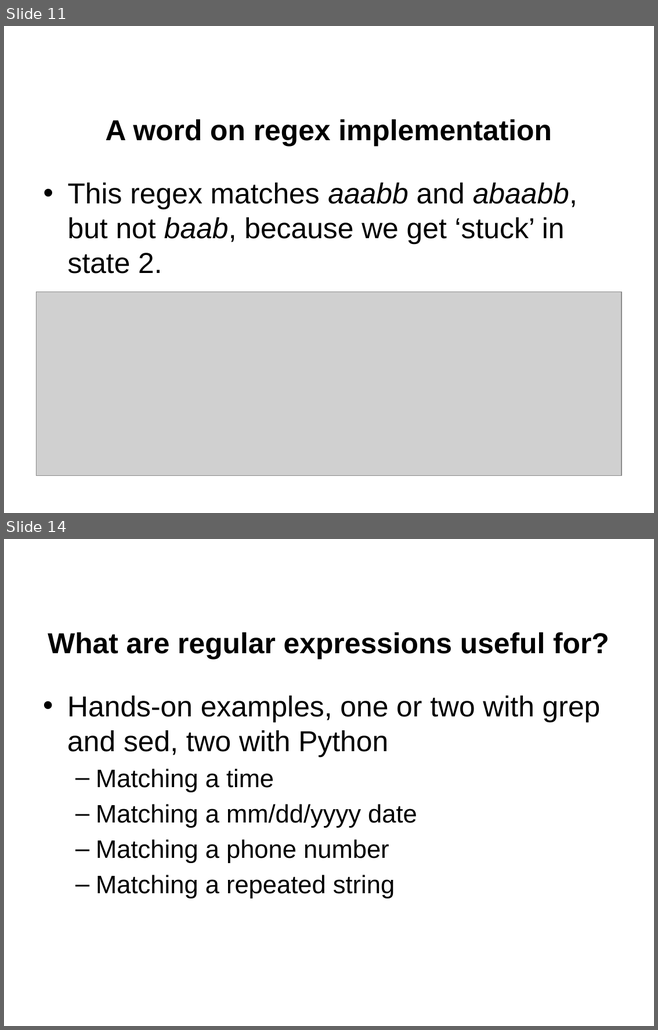
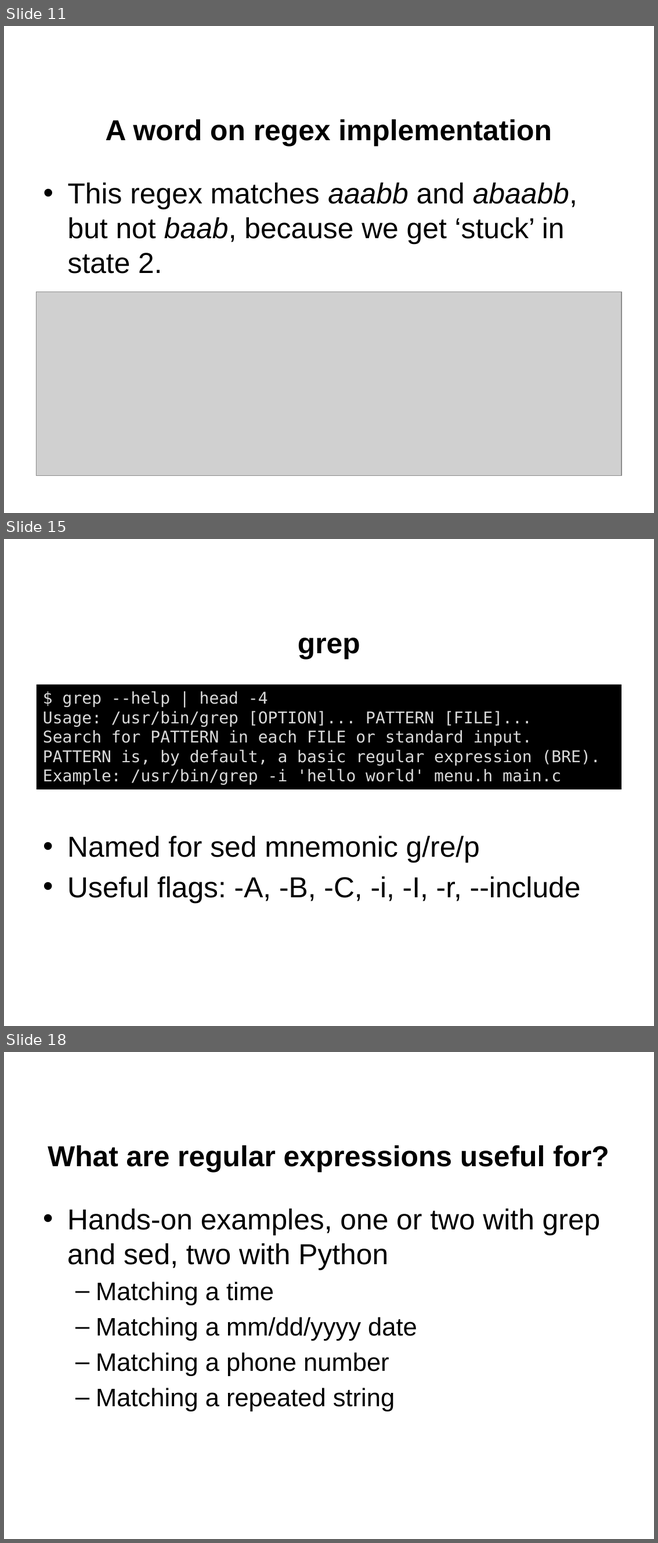
Before and after one commit to jgerity/talks, a slide deck: 2017/computing_workgroup/regex/regular_expressions.pptx. Shown one above the other, each under a label of ours: slides 11 and 14 before the commit, slides 11, 15 and 18 after it; the slides between them are not shown. The pictures are 658x1030 and 658x1543 pixels, drawn with LibreOffice and Linux fonts; fonts in the diff are those of the drawing; grey boxes stand for pictures; background and template pictures are left out. Boxes give left, top, right and bottom in pixels: in the first picture for what was removed or moved away, otherwise in the second. Text is boxed around its words. In the diff, an @@ line names an element or a change of style, - is before the commit and + after.

Commit message:
Added sed, grep, vim, awk slides and fleshed others out

```diff
--- a/2017/computing_workgroup/regex/regular_expressions.pptx
+++ b/2017/computing_workgroup/regex/regular_expressions.pptx
@@ slide 15 added at [4, 539, 654, 1026], background picture (left out) @@
@@ title added at [297, 638, 360, 660], 32 pt, text #000000, bold @@
+grep
@@ rectangle added at [36, 685, 621, 790], fill #000000, 18 pt, text #D9D9D9 @@
+$ grep --help | head -4
+Usage: /usr/bin/grep [OPTION]... PATTERN [FILE]...
+Search for PATTERN in each FILE or standard input.
+PATTERN is, by default, a basic regular expression (BRE).
+Example: /usr/bin/grep -i 'hello world' menu.h main.c
@@ text added at [67, 836, 581, 903], 32 pt, text #000000 @@
+• Named for sed mnemonic g/re/p
+• Useful flags: -A, -B, -C, -i, -I, -r, --include
@@ what was slide 14 is now slide 18 @@
```
Also in this commit, not shown: 3 slides changed, 3 other slides added.
